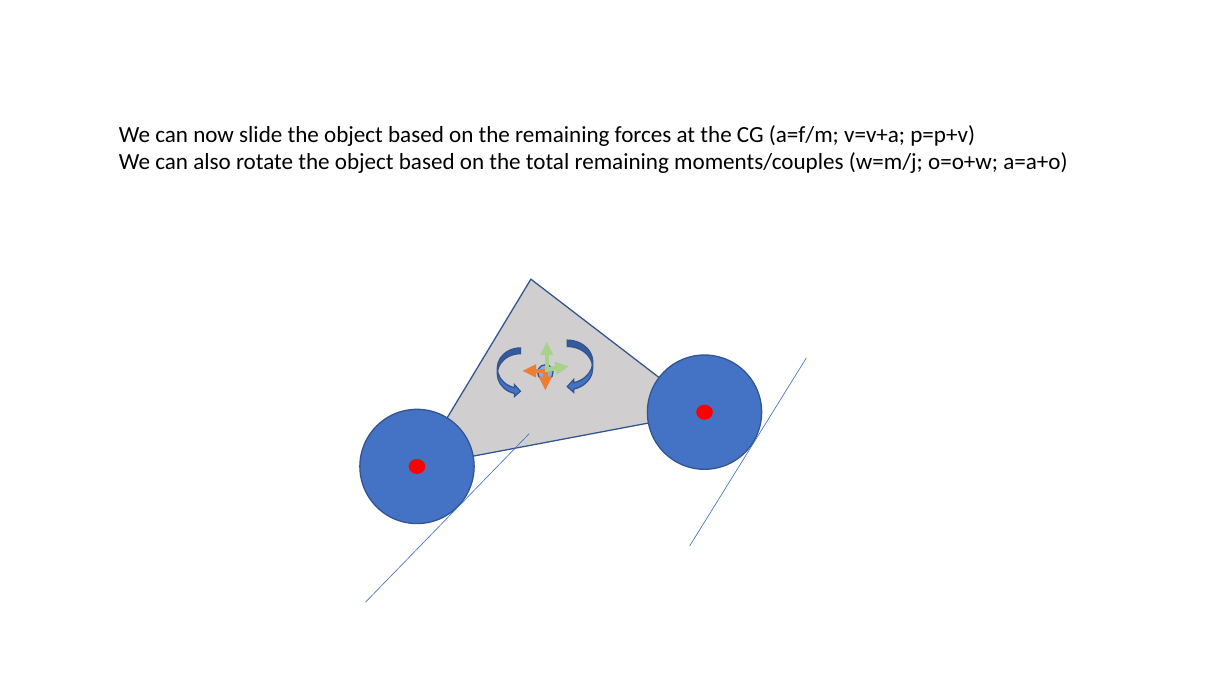
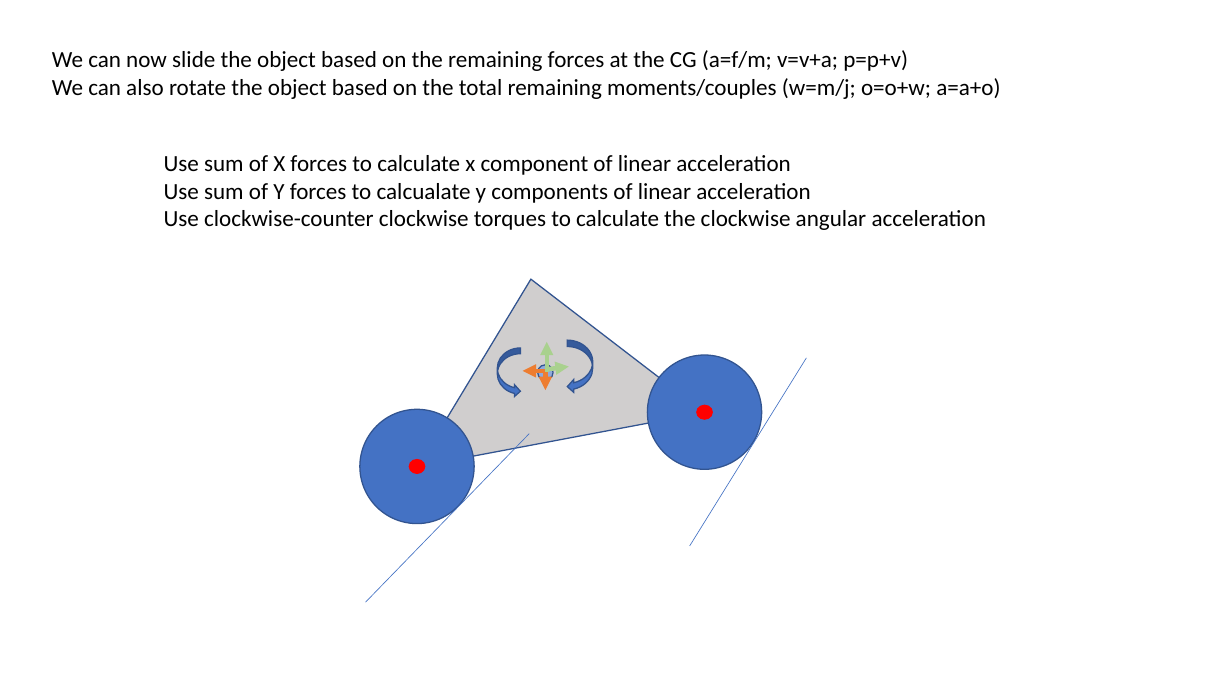
Before and after one commit to rhambleton/drive2d, a slide deck: slide 19 of vehicle forces.pptx. Drawn at 1232x693 pixels with LibreOffice and Linux fonts; fonts in the diff are those of the drawing. Boxes give left, top, right and bottom in pixels: in the first picture for what was removed or moved away, otherwise in the second. Text is boxed around its words. In the diff, an @@ line names an element or a change of style, - is before the commit and + after.

Commit message:
even more force model math

```diff
--- a/vehicle forces.pptx
+++ b/vehicle forces.pptx
@@ text "We can now slide the ...": place and size @@
-text "We can now slide the ..." at (119,125,1067,173)
+text "We can now slide the ..." at (52,50,1000,99)
@@ text added at (164,155,986,230), 18 pt, text #000000 @@
+Use sum of X forces to calculate x component of linear acceleration
+Use sum of Y forces to calcualate y components of linear acceleration
+Use clockwise-counter clockwise torques to calculate the clockwise angular acceleration
```
Also in this commit, not shown: 1 other slide changed, 1 slide added, 2 slides removed.
